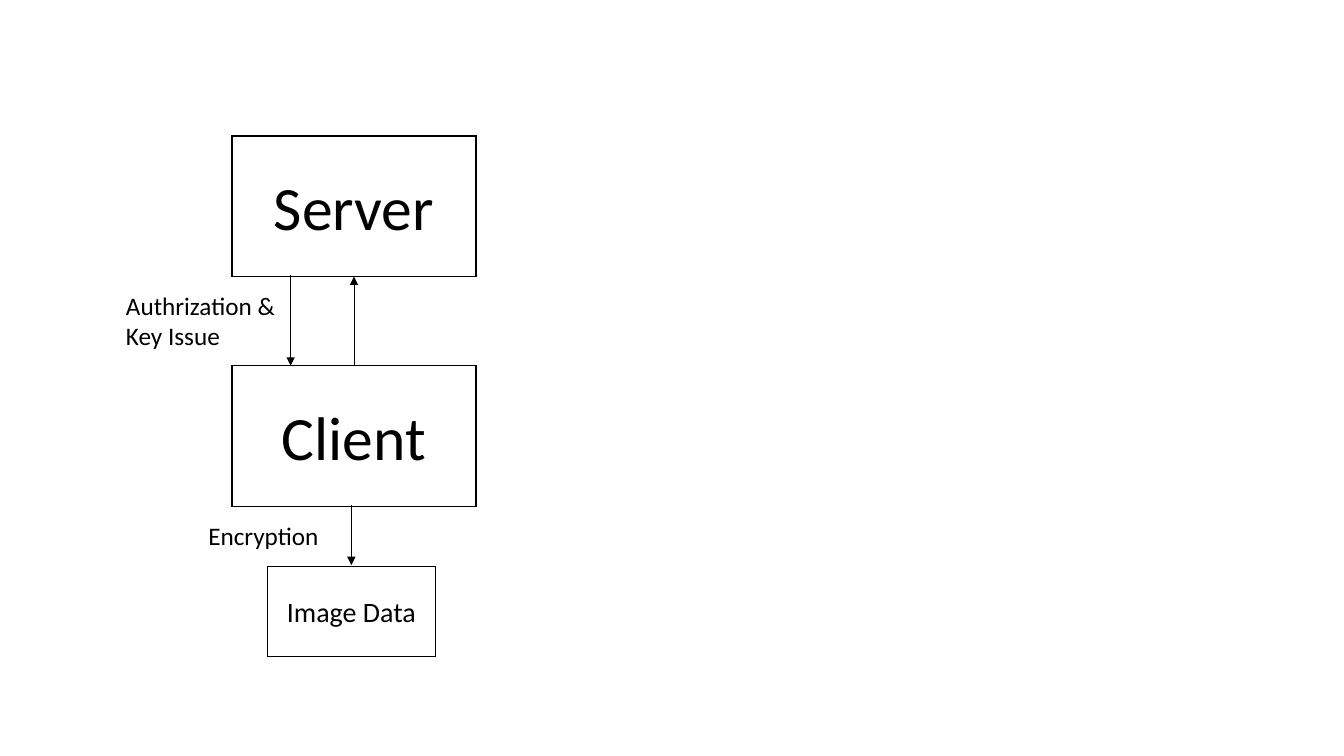
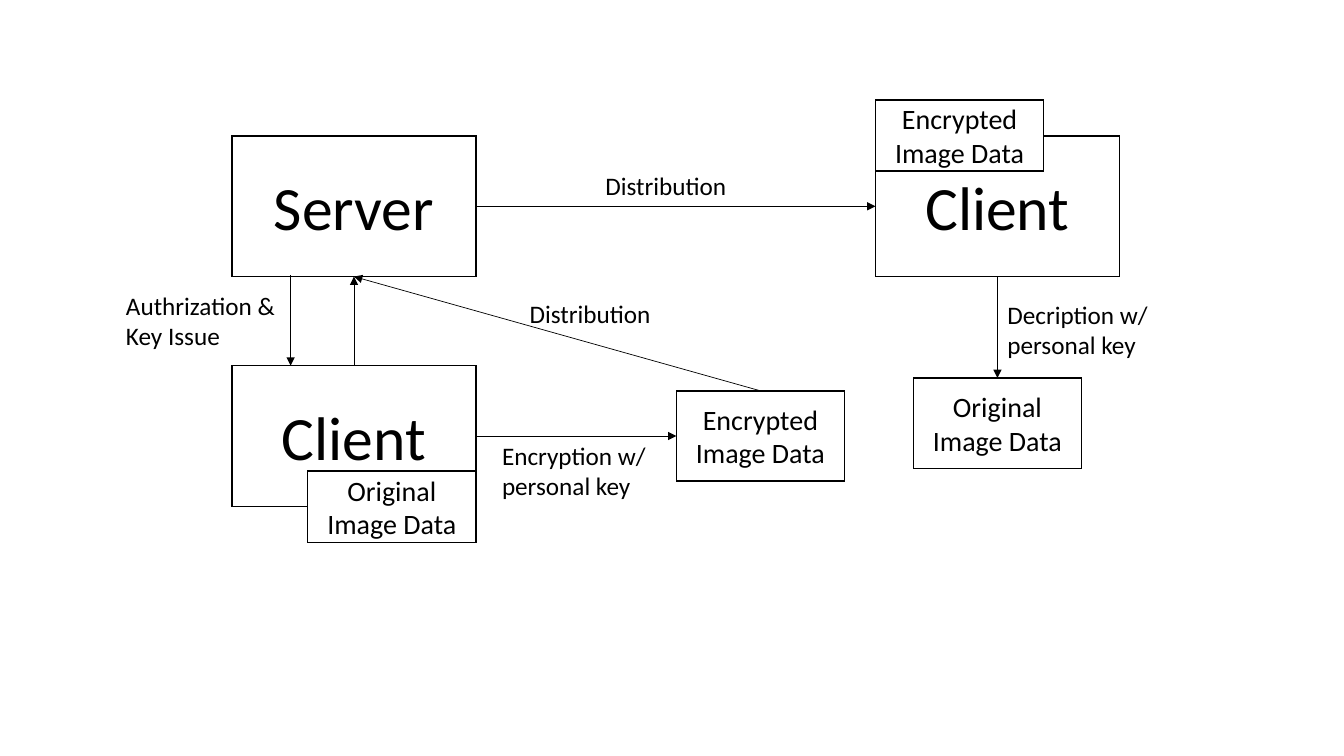
Before and after one commit to jhan756k/Anti-Stable-Diffusion, a slide deck: slide 1 of image.pptx. Drawn at 1344x756 pixels with LibreOffice and Linux fonts; fonts in the diff are those of the drawing. Boxes give left, top, right and bottom in pixels: in the first picture for what was removed or moved away, otherwise in the second. Text is boxed around its words. In the diff, an @@ line names an element or a change of style, - is before the commit and + after.

```diff
--- a/image.pptx
+++ b/image.pptx
@@ rectangle added at (876, 100, 1045, 171), fill #FFFFFF, outline #000000 1 pt, 20 pt, text #000000 @@
+Encrypted
+Image Data
@@ rectangle added at (876, 136, 1120, 277), outline #000000 1 pt, 44 pt, text #000000 @@
+Client
@@ text added at (605, 177, 726, 196), 18 pt, text #000000 @@
+Distribution
@@ arrow added from (476, 207) to (876, 207), #000000 0.5 pt @@
@@ arrow added from (760, 391) to (354, 276), #000000 0.5 pt @@
@@ arrow added from (998, 276) to (998, 378), #000000 0.5 pt @@
@@ text added at (530, 305, 651, 329), 18 pt, text #000000 @@
+Distribution
@@ text added at (1007, 306, 1148, 358), 18 pt, text #000000 @@
+Decription w/ personal key
@@ rectangle added at (913, 378, 1082, 469), outline #000000 1 pt, 20 pt, text #000000 @@
+Original
+Image Data
@@ rectangle "Encrypted": place and size @@
-rectangle "Encrypted" at (267, 567, 436, 657)
+rectangle "Encrypted" at (677, 391, 845, 482)
@@ text in rectangle at (703, 410, 818, 435): paragraph added @@
+Encrypted
@@ arrow moved from (352, 505) - (352, 566) to (476, 437) - (677, 437) @@
@@ text at (502, 447, 646, 499): text changed @@
-Encryption
+Encryption w/ personal key
@@ rectangle added at (308, 471, 476, 542), fill #FFFFFF, outline #000000 1 pt, 20 pt, text #000000 @@
+Original
+Image Data
```
Also in this commit, not shown: 7 other files.
